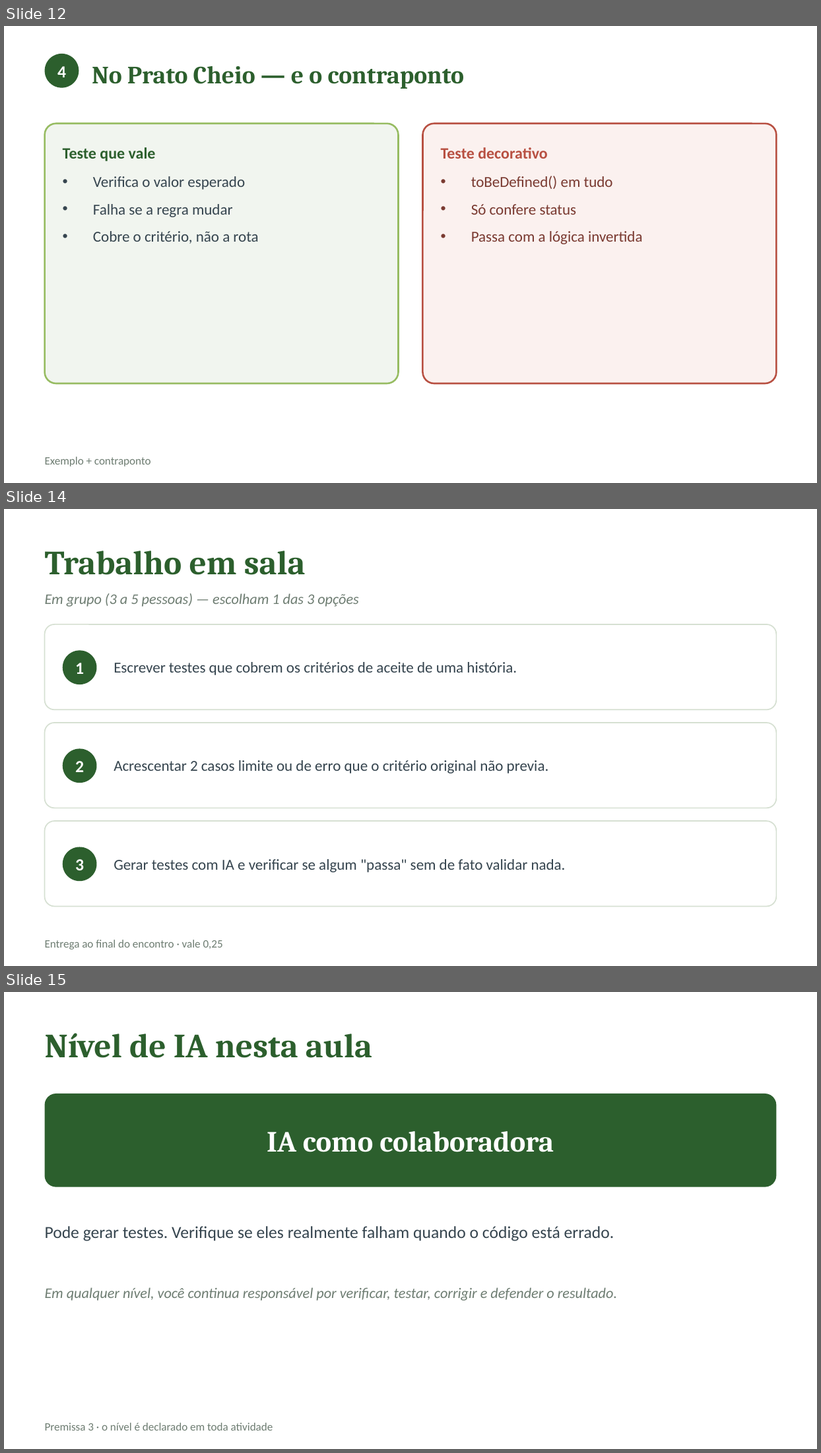
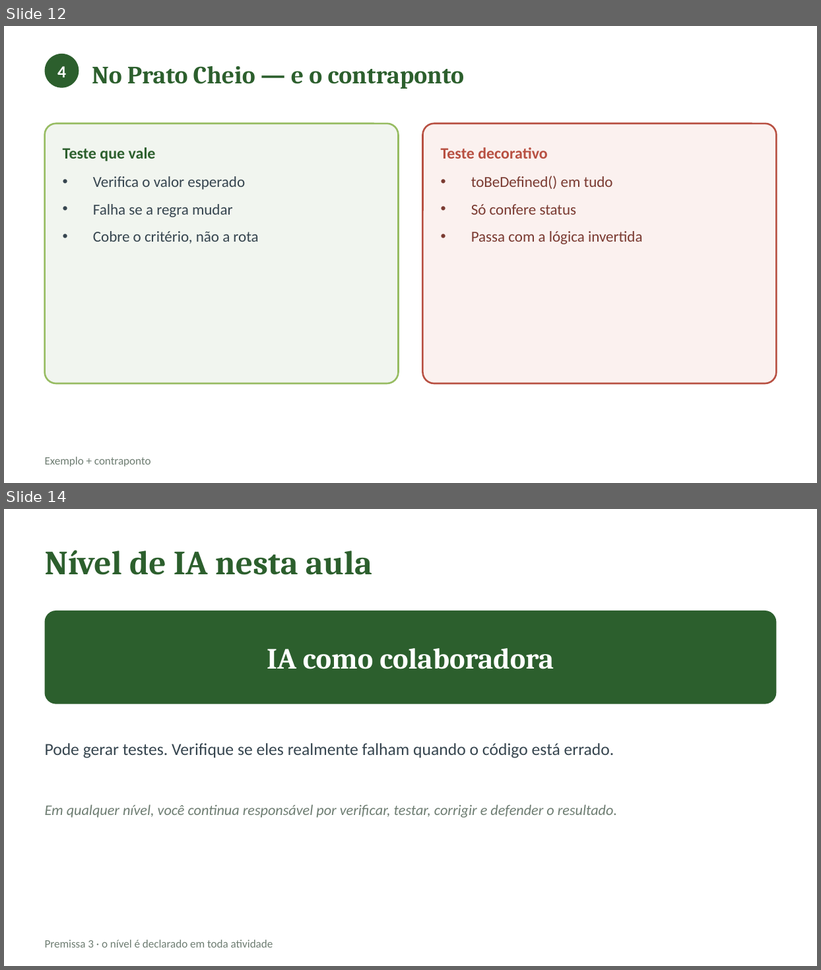
Before and after one commit to CatolicaSC-EngSoft/g1126-analise-projeto-desenvolvimento-agil-alunos, a slide deck: slides/aula-12-testes.pptx. Shown one above the other, each under a label of ours: slides 12, 14 and 15 before the commit, slides 12 and 14 after it; the slides between them are not shown. The pictures are 821x1453 and 821x970 pixels, drawn with LibreOffice and Linux fonts; fonts in the diff are those of the drawing. Boxes give left, top, right and bottom in pixels: in the first picture for what was removed or moved away, otherwise in the second. Text is boxed around its words. In the diff, an @@ line names an element or a change of style, - is before the commit and + after.

Commit message:
Unidade 3: produção em sala sem menu; modelos de docs do Trabalho 3

```diff
--- a/slides/aula-12-testes.pptx
+++ b/slides/aula-12-testes.pptx
@@ slide 14 removed at (4, 509, 817, 966), background #FFFFFF @@
@@ text removed at (45, 551, 306, 575) @@
-Trabalho em sala
@@ text removed at (45, 593, 358, 607) @@
-Em grupo (3 a 5 pessoas) — escolham 1 das 3 opções
@@ rounded rectangle removed at (45, 625, 776, 710) @@
@@ ellipse removed at (63, 650, 96, 685) @@
@@ text removed at (75, 663, 84, 674) @@
-1
@@ text removed at (114, 662, 517, 675) @@
-Escrever testes que cobrem os critérios de aceite de uma história.
@@ rounded rectangle removed at (45, 723, 776, 808) @@
@@ ellipse removed at (63, 749, 96, 783) @@
@@ text removed at (75, 761, 84, 772) @@
-2
@@ text removed at (114, 760, 549, 774) @@
-Acrescentar 2 casos limite ou de erro que o critério original não previa.
@@ rounded rectangle removed at (45, 821, 776, 906) @@
@@ ellipse removed at (63, 848, 96, 881) @@
@@ text removed at (75, 859, 84, 871) @@
-3
@@ text removed at (114, 859, 566, 873) @@
-Gerar testes com IA e verificar se algum "passa" sem de fato validar nada.
@@ text removed at (45, 940, 223, 950) @@
-Entrega ao final do encontro · vale 0,25
@@ what was slide 15 is now slide 14 @@
```
Also in this commit, not shown: 1 slide added, 1 other slide removed, 12 other files.
